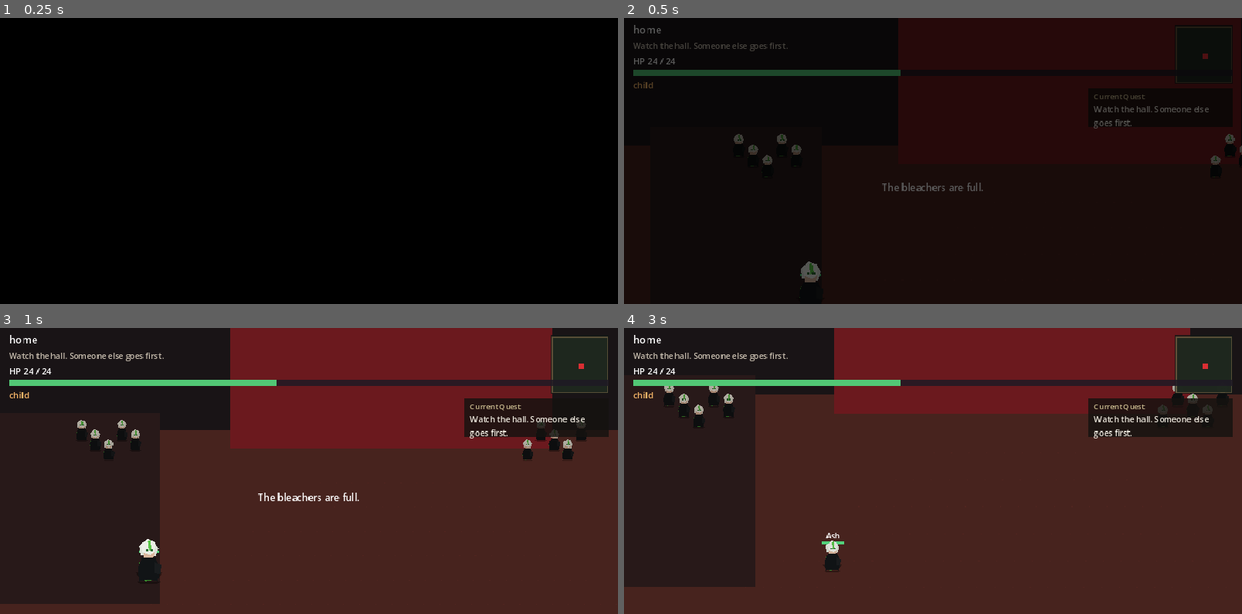
Above: before the commit, frames 1-4 (two rows, left to right).
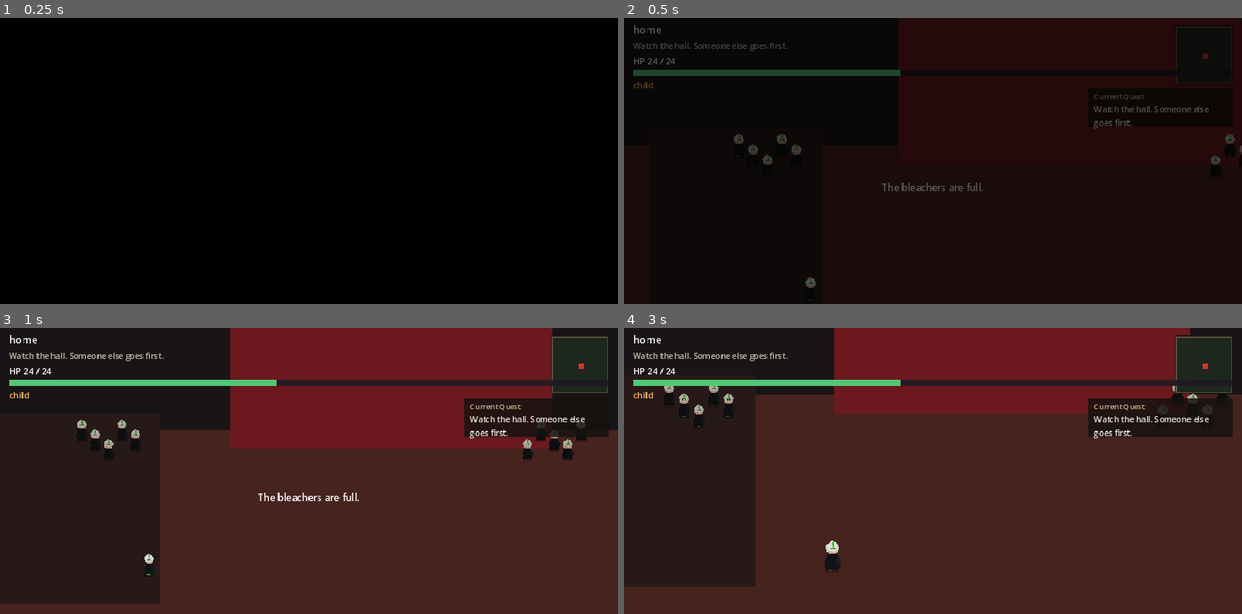
Above: after the commit, the same moments.

Repository: sk7hg824nn-ux/bloodbound-summoner
Game: Godot game, scene res://scenes/world/Academy.tscn
The game is run twice, just before and just after one commit, with the same random seed, the same clock (stepped at 60 frames per second) and the same inputs. This scene is started directly instead of the project's main scene.
Inputs (mouse positions are in pixels of both pictures, inside the frame that each line leads up to):
- Up to frame 1 (0.25 s): no input
- Up to frame 2 (0.5 s): no input
- Up to frame 3 (1 s): move the mouse to (444, 456) at 0.52 s; click (444, 456) at 0.67 s
- Up to frame 4 (3 s): drag from (809, 485) to (939, 559) at 1.27 s; click "Continue" at 2 s; click "Continue" at 2.75 s

Frame 1 is identical in both runs. In frame 2, 0.2% of the frame differs, in the area x 28-32%, y 85-99%; in frame 3, 0.2%, in the area x 22-27%, y 73-89%; in frame 4, less than 0.1%.

Commit message:
Hide nameplate and world HP bar so only illustrated Ash reads.

Diff:
--- a/scripts/characters/actor.gd
+++ b/scripts/characters/actor.gd
@@ -28,8 +28,13 @@
 	figure = field.figure if field else Figure2D.attach(self, figure_kind, body_color)
 	if field:
 		field.set_era(GameState.era)
+		field.play_gait("idle", facing.x < 0.0, global_position.y, facing.y)
 	if label:
 		label.text = display_name
+		label.visible = false
+	var bar = get_node_or_null("HpBar")
+	if bar:
+		bar.visible = false
 	_refresh_hp()
 
 func apply_velocity(dir: Vector2) -> void:
